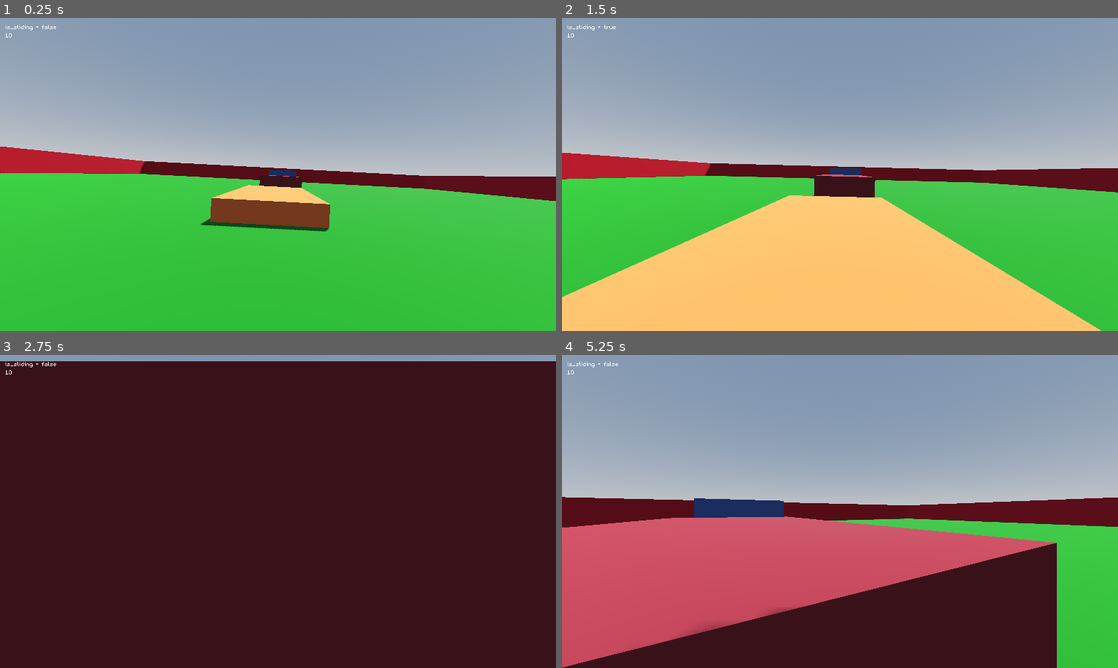
Above: before the commit, frames 1-4 (two rows, left to right).
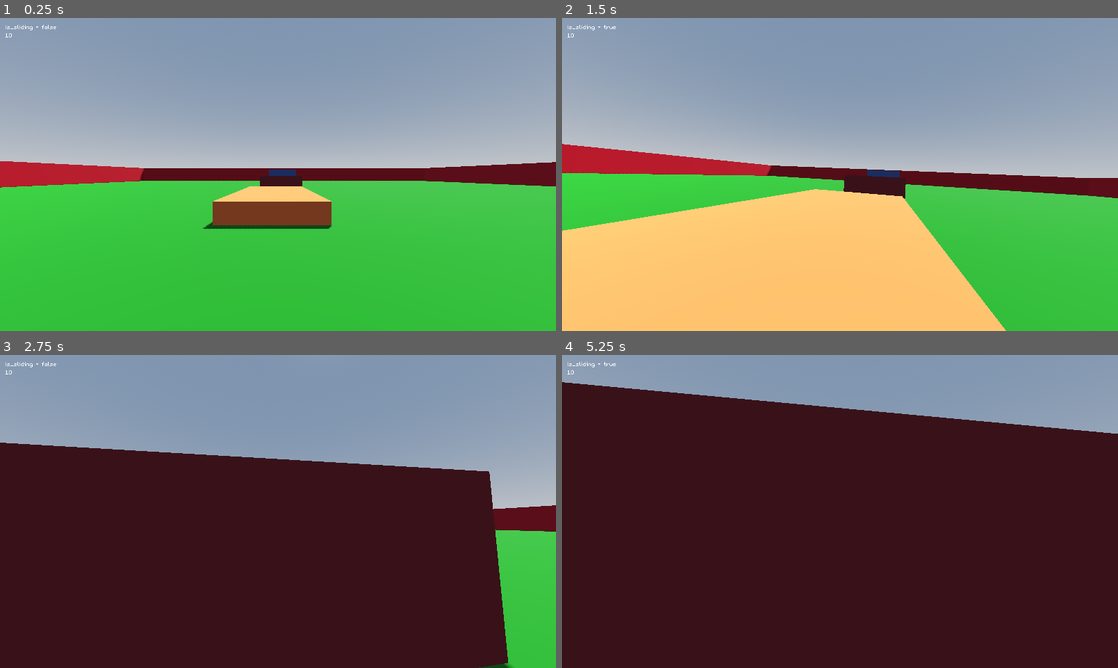
Above: after the commit, the same moments.

Repository: VanixWasTaken/Netrunner
Game: Godot game, scene res://Scenes and Scripts/test_level.tscn
Two runs of this game, one before a commit and one after it. Both use one fixed random seed, a clock stepped at 60 frames per second and the inputs below.
Inputs (mouse positions are in pixels of both pictures, inside the frame that each line leads up to):
- Up to frame 1 (0.25 s): no input
- Up to frame 2 (1.5 s): move the mouse to (867, 174) at 0.52 s; hold W (forward) from 0.53 s (still down); tap Shift (slide) at 0.6, 1.35 s; tap Space (jump) at 0.77 s; move the mouse to (812, 174) at 1.27 s
- Up to frame 3 (2.75 s): keep holding W (forward); tap Space (jump) at 1.52 s; move the mouse to (289, 505) at 2.02 s; tap Shift (slide) at 2.1 s
- Up to frame 4 (5.25 s): keep holding W (forward); move the mouse to (834, 517) at 2.77 s; tap Shift (slide) every 0.75 s from 2.85 to 5.1 s; tap Space (jump) at 3.02, 3.77, 4.52 s; move the mouse to (878, 514) at 3.52 s; move the mouse to (795, 508) at 4.27 s; move the mouse to (845, 511) at 5.02 s

The runs differ from the first frame. In frame 1, 5.3% of the frame differs, in the area x 0-100%, y 41-69%; in frame 2, 12%; in frame 3, 38%; in frame 4, 65%, in the area x 0-100%, y 2-100%.

Commit message:
updated slide

Diff:
--- a/Scenes and Scripts/player.gd
+++ b/Scenes and Scripts/player.gd
@@ -64,6 +64,8 @@
 		if Input.is_action_just_pressed("slide"):
 			is_sliding = true
 			animation_player.play("slide_animation")
+			#head.position.y += 0.5
+
 			speed * sliding_speed_modifier
 
 		if direction:
--- a/Scenes and Scripts/player.tscn
+++ b/Scenes and Scripts/player.tscn
@@ -9,30 +9,29 @@
 
 [sub_resource type="Animation" id="Animation_82jkl"]
 resource_name = "slide_animation"
-length = 1.5
 tracks/0/type = "value"
 tracks/0/imported = false
 tracks/0/enabled = true
-tracks/0/path = NodePath("Head:position")
+tracks/0/path = NodePath("Head/Camera3D:position")
 tracks/0/interp = 1
 tracks/0/loop_wrap = true
 tracks/0/keys = {
-"times": PackedFloat32Array(0, 0.2, 1.3, 1.5),
+"times": PackedFloat32Array(0, 0.1, 0.9, 1),
 "transitions": PackedFloat32Array(1, 1, 1, 1),
 "update": 0,
-"values": [Vector3(0, 0.457757, 0), Vector3(0, 0.225, 0), Vector3(0, 0.225, 0), Vector3(0, 0.457757, 0)]
+"values": [Vector3(0, 0, 0), Vector3(0, -0.5, 0), Vector3(0, -0.5, 0), Vector3(0, 0, 0)]
 }
 tracks/1/type = "value"
 tracks/1/imported = false
 tracks/1/enabled = true
-tracks/1/path = NodePath("Head:rotation")
+tracks/1/path = NodePath("Head/Camera3D:rotation")
 tracks/1/interp = 1
 tracks/1/loop_wrap = true
 tracks/1/keys = {
-"times": PackedFloat32Array(0.2, 1.5),
-"transitions": PackedFloat32Array(1, 1),
+"times": PackedFloat32Array(0, 0.1, 0.9, 1),
+"transitions": PackedFloat32Array(1, 1, 1, 1),
 "update": 0,
-"values": [Vector3(0, 0, 0.0523599), Vector3(0, 0, 0)]
+"values": [Vector3(0, 0, 0), Vector3(0, 0, 0.0523599), Vector3(0, 0, 0.0523599), Vector3(0, 0, 0)]
 }
 
 [sub_resource type="AnimationLibrary" id="AnimationLibrary_b45fm"]
@@ -50,7 +49,7 @@
 shape = SubResource("CapsuleShape3D_gx5ba")
 
 [node name="Head" type="Node3D" parent="."]
-transform = Transform3D(0.99863, -0.052336, 0, 0.052336, 0.99863, 0, 0, 0, 1, 0, 0.457757, 0)
+transform = Transform3D(1, 0, 0, 0, 1, 0, 0, 0, 1, 0, 0.457757, 0)
 
 [node name="Camera3D" type="Camera3D" parent="Head"]
 
